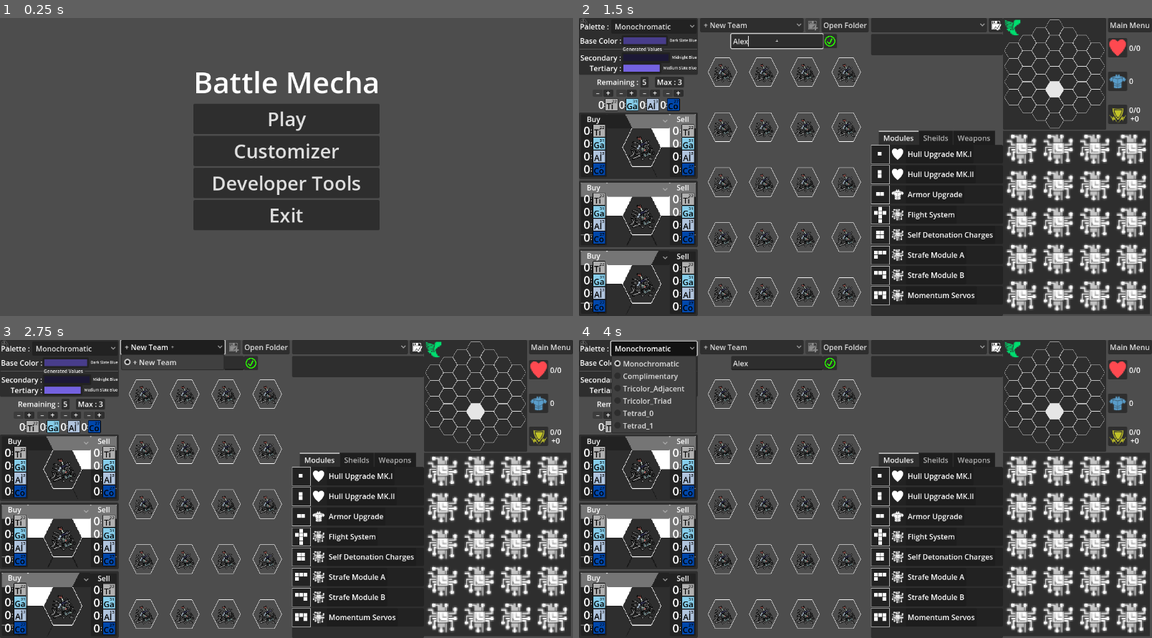
Above: before the commit, frames 1-4 (two rows, left to right).
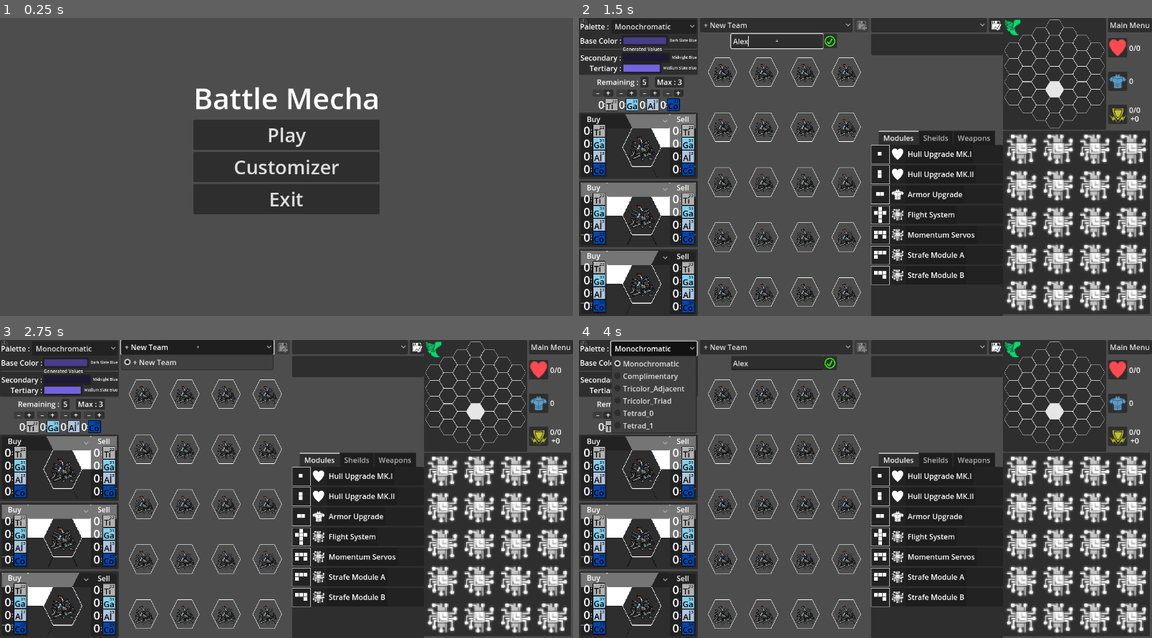
Above: after the commit, the same moments.

Repository: APillarOfSalt/BattleMecha2.0
Game: Godot game, scene res://initialize.tscn
Two runs of this game, one before a commit and one after it. Both use one fixed random seed, a clock stepped at 60 frames per second and the inputs below.
Inputs (mouse positions are in pixels of both pictures, inside the frame that each line leads up to):
- Up to frame 1 (0.25 s): no input
- Up to frame 2 (1.5 s): click "Customizer" at 0.5 s; click (779, 41) at 1.27 s; type "Alex" at 1.35 s
- Up to frame 3 (2.75 s): click "+ New Team" at 2 s
- Up to frame 4 (4 s): click "+ New Team" at 2.75 s; click "Monochromatic" at 3.5 s

The runs differ from the first frame. In frame 1, 7.1% of the frame differs, in the area x 33-67%, y 17-72%; in frame 2, 0.6%; in frame 3, 0.8%; in frame 4, 0.6%.

Commit message:
bug fixes

Diff:
--- a/data/default_modules/5.json
+++ b/data/default_modules/5.json
@@ -1 +1 @@
-{"hex_shape":[],"id":5,"name":"Self Detonation Charges","shape":"1100110000000000","size":4,"subtype":"Untyped","type":"Module"}
+{"hex_shape":["(1, -1)","(-1, -1)","(0, -1)"],"id":5,"name":"Momentum Servos","shape":"1110101000000000","size":5,"subtype":"Untyped","type":"Module"}
--- a/data/default_modules/8.json
+++ /dev/null
@@ -1 +0,0 @@
-{"hex_shape":["(1, -1)","(-1, -1)","(0, -1)"],"id":8,"name":"Momentum Servos","shape":"1110101000000000","size":5,"subtype":"Untyped","type":"Module"}
--- a/data/default_units/0.json
+++ b/data/default_units/0.json
@@ -1 +1 @@
-{"aluminum":0,"armor":1,"atlas":"(3, 1)","atlas_x":3,"atlas_ …(144 unchanged characters)… 0, 0)\",2],[\"(3, 0)\",2],[\"(1, 0)\",3],[\"(1, 1)\",5]]","shield":0,"size":1,"titanium":0,"type":"Module"}
+{"aluminum":0,"armor":1,"atlas":"(3, 1)","atlas_x":3,"atlas_ …(144 unchanged characters)… 0, 0)\",2],[\"(3, 0)\",2],[\"(1, 0)\",3]]","shield":0,"size":1,"titanium":0,"type":"Module"}
--- a/main_menu.gd
+++ b/main_menu.gd
@@ -11,5 +11,5 @@
 	get_tree().change_scene_to_file("res://unit_customizer.tscn")
 
 
-func _on_dev_pressed():
-	get_tree().change_scene_to_file("res://dev_tools.tscn")
+#func _on_dev_pressed():
+	#get_tree().change_scene_to_file("res://dev_tools.tscn")
--- a/main_menu.tscn
+++ b/main_menu.tscn
@@ -32,6 +32,7 @@
 text = "Customizer"
 
 [node name="dev" type="Button" parent="l"]
+visible = false
 layout_mode = 2
 theme_override_font_sizes/font_size = 42
 text = "Developer Tools"
--- a/unit_customizer.tscn
+++ b/unit_customizer.tscn
@@ -96,6 +96,7 @@
 expand_icon = true
 
 [node name="Button" type="Button" parent="team_save/title"]
+visible = false
 layout_mode = 2
 text = "Open Folder"
 
